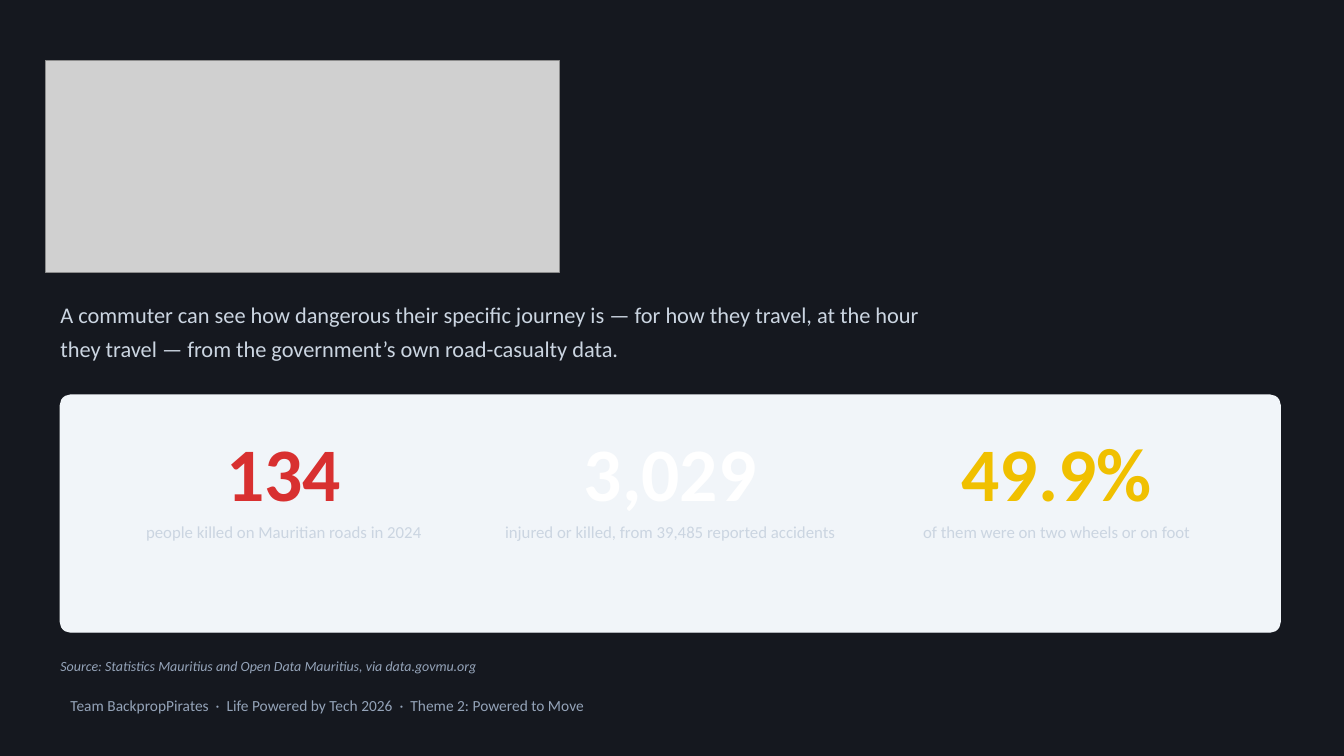
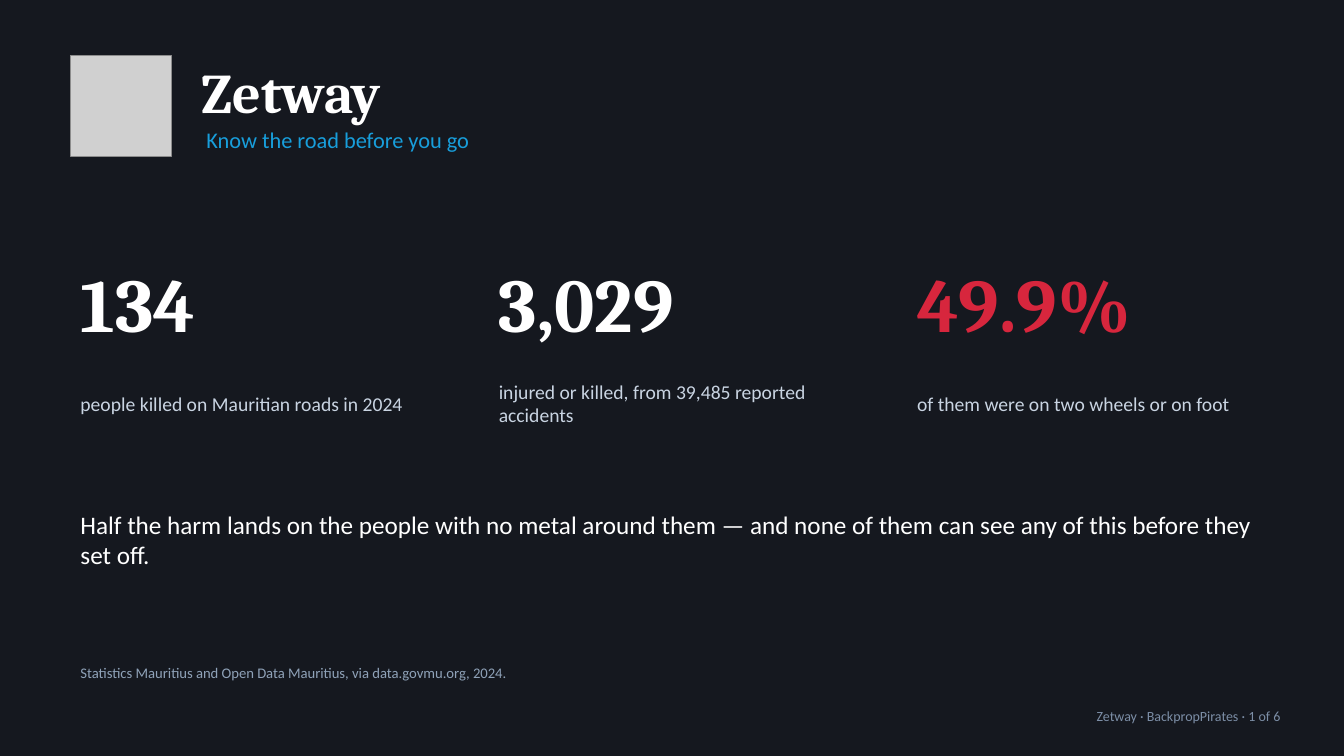
Before and after one commit to sahiljeebun132-dev/BackpropPirates, a slide deck: slide 1 of docs/Zetway-Pitch.pptx. Drawn at 1344x756 pixels with LibreOffice and Linux fonts; fonts in the diff are those of the drawing; grey boxes stand for pictures. Boxes give left, top, right and bottom in pixels: in the first picture for what was removed or moved away, otherwise in the second. Text is boxed around its words. In the diff, an @@ line names an element or a change of style, - is before the commit and + after.

```diff
--- a/docs/Zetway-Pitch.pptx
+++ b/docs/Zetway-Pitch.pptx
@@ picture: place and size @@
-picture at bbox=[45, 60, 560, 272]
+picture at bbox=[71, 55, 171, 156]
@@ text added at bbox=[201, 75, 380, 125], 40 pt, text #FFFFFF, bold @@
+Zetway
@@ text added at bbox=[206, 132, 469, 152], 16 pt, text #189EDB @@
+Know the road before you go
@@ text "134": place and size @@
-text "134" at bbox=[226, 451, 341, 502]
+text "134" at bbox=[80, 280, 195, 333]
@@ text "134" at bbox=[80, 280, 195, 333]: font Calibri to Cambria, text colour #D83030 to #FFFFFF; alignment centre to left; vertical alignment bottom to middle @@
@@ text "49.9%": place and size @@
-text "49.9%" at bbox=[962, 449, 1152, 502]
+text "49.9%" at bbox=[917, 280, 1131, 334]
@@ text "49.9%" at bbox=[917, 280, 1131, 334]: font Calibri to Cambria, text colour #F0C000 to #D7263D; alignment centre to left; vertical alignment bottom to middle @@
@@ text added at bbox=[499, 280, 674, 343], 54 pt, text #FFFFFF, bold @@
+3,029
@@ text removed at bbox=[60, 307, 918, 361] @@
-A commuter can see how dangerous their specific journey is — for how they travel, at the hour they travel — from the government’s own road-casualty data.
@@ text added at bbox=[499, 385, 805, 422], 14 pt, text #C9D4E2 @@
+injured or killed, from 39,485 reported accidents
@@ rounded rectangle removed at bbox=[60, 395, 1280, 632] @@
@@ text added at bbox=[80, 397, 403, 414], 14 pt, text #C9D4E2 @@
+people killed on Mauritian roads in 2024
@@ text added at bbox=[917, 397, 1229, 411], 14 pt, text #C9D4E2 @@
+of them were on two wheels or on foot
@@ text added at bbox=[80, 516, 1250, 564], 18 pt, text #FFFFFF @@
+Half the harm lands on the people with no metal around them — and none of them can see any of this before they set off.
@@ text at bbox=[80, 668, 506, 681]: text changed; size 10 to 10.5 pt; text colour #94A3B8 to #8FA2B8; italic off @@
-Source: Statistics Mauritius and Open Data Mauritius, via data.govmu.org
+Statistics Mauritius and Open Data Mauritius, via data.govmu.org, 2024.
@@ text removed at bbox=[70, 700, 584, 714] @@
-Team BackpropPirates · Life Powered by Tech 2026 · Theme 2: Powered to Move
@@ text added at bbox=[1097, 711, 1280, 723], 10 pt, text #7C8EA6 @@
+Zetway · BackpropPirates · 1 of 6
```
Also in this commit, not shown: 5 slides added, 5 slides removed, 1 other file.
